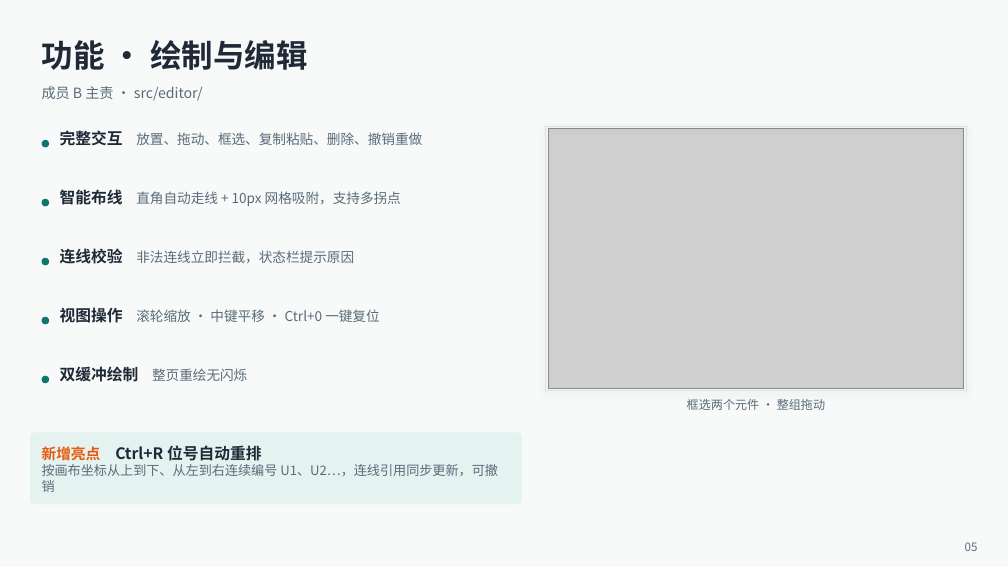
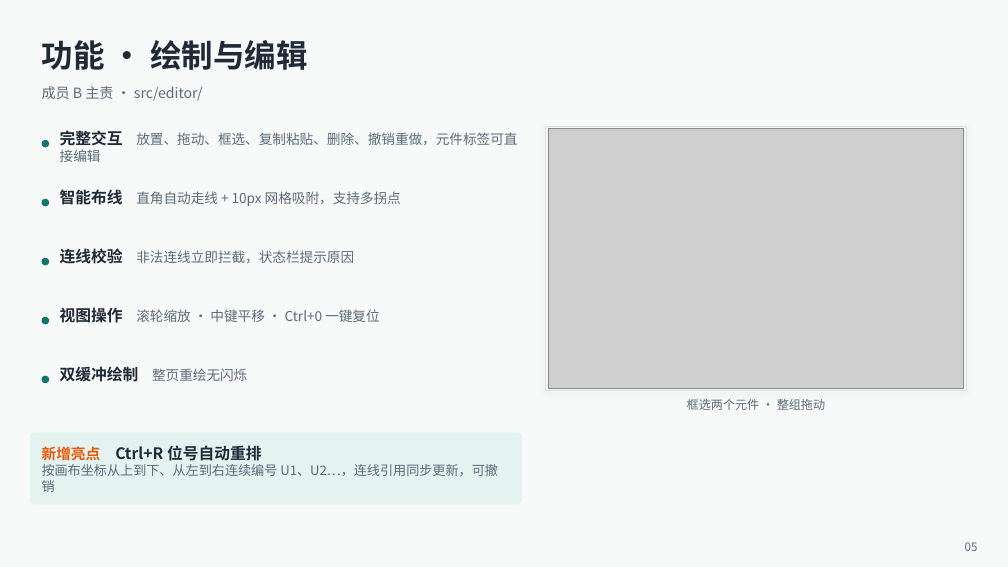
Before and after one commit to Pengyang-uestc/EDA-, a slide deck: slide 5 of docs/课程资料/中期总结汇报.pptx. Drawn at 1008x567 pixels with LibreOffice and Linux fonts; fonts in the diff are those of the drawing; grey boxes stand for pictures. Boxes give left, top, right and bottom in pixels: in the first picture for what was removed or moved away, otherwise in the second. Text is boxed around its words. In the diff, an @@ line names an element or a change of style, - is before the commit and + after.

```diff
--- a/docs/课程资料/中期总结汇报.pptx
+++ b/docs/课程资料/中期总结汇报.pptx
@@ text at <box>60,130,517,162</box>: text changed @@
-完整交互 放置、拖动、框选、复制粘贴、删除、撤销重做
+完整交互 放置、拖动、框选、复制粘贴、删除、撤销重做，元件标签可直接编辑
```
Also in this commit, not shown: 5 other slides changed, 9 other files.
